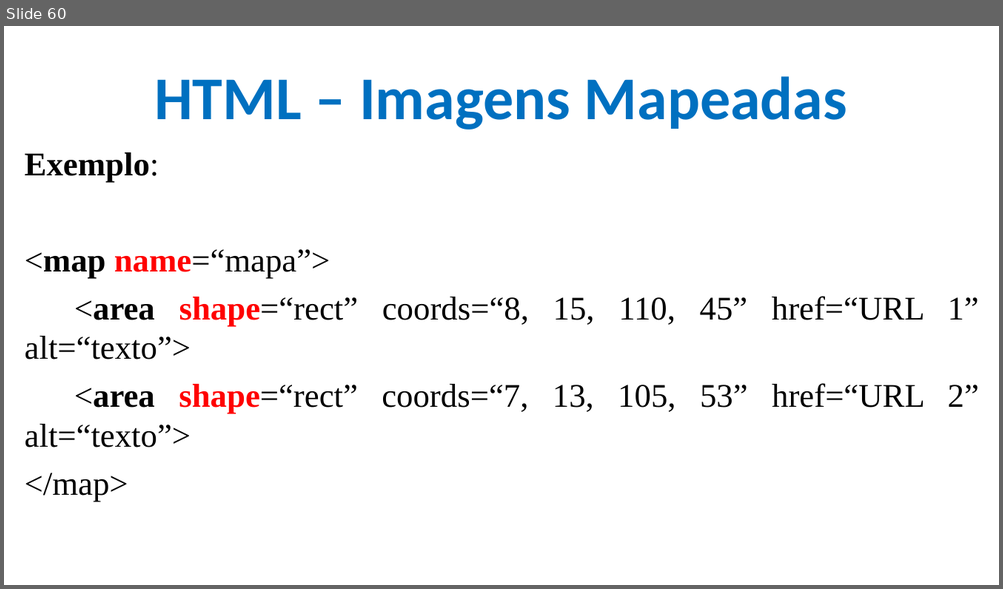
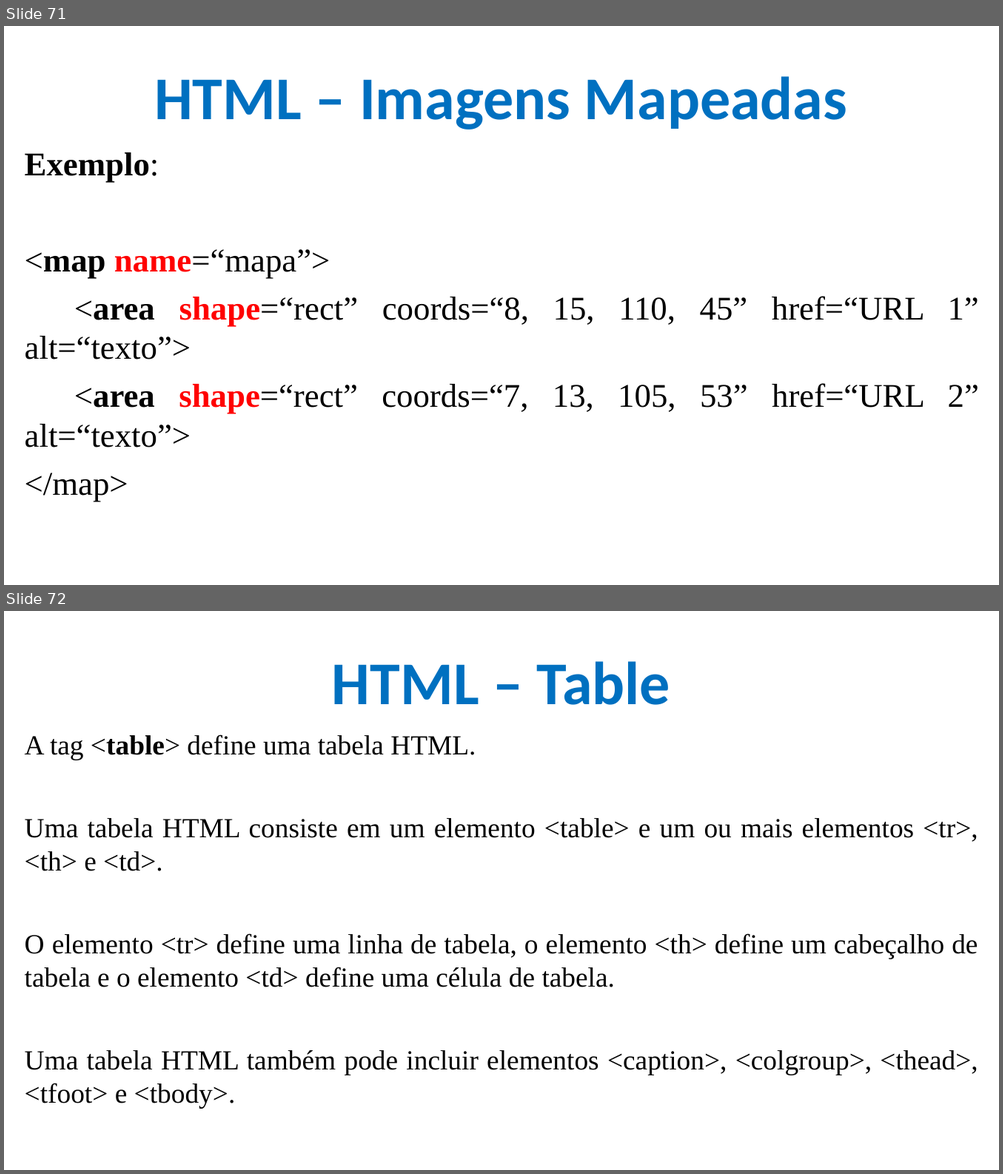
Before and after one commit to CloudEducationBrazil/WydenDesenvolvimentoWebPHP, a slide deck: 01 Classes/Aula 02, 03, 04 Desenvolvimento Web Caracterização - HTML.pptx. Shown one above the other, each under a label of ours: slide 60 before the commit, slides 71 and 72 after it. The pictures are 1003x589 and 1003x1174 pixels, drawn with LibreOffice and Linux fonts; fonts in the diff are those of the drawing; background and template pictures are left out. Boxes give left, top, right and bottom in pixels: in the first picture for what was removed or moved away, otherwise in the second. Text is boxed around its words. In the diff, an @@ line names an element or a change of style, - is before the commit and + after.

Commit message:
Inserção de tables

```diff
--- a/01 Classes/Aula 02, 03, 04 Desenvolvimento Web Caracterização - HTML.pptx
+++ b/01 Classes/Aula 02, 03, 04 Desenvolvimento Web Caracterização - HTML.pptx
@@ slide 72 added at (4, 611, 999, 1170), background picture (left out) @@
@@ title added at (332, 661, 670, 705), 44 pt, text #0070C0, bold @@
+HTML – Table
@@ text added at (25, 735, 977, 1108), 20 pt, text #000000 @@
+A tag <table> define uma tabela HTML.
+Uma tabela HTML consiste em um elemento <table> e um ou mais elementos <tr>, <th> e <td>.
+O elemento <tr> define uma linha de tabela, o elemento <th> define um cabeçalho de tabela e o elemento <td> define uma célula de tabela.
+Uma tabela HTML também pode incluir elementos <caption>, <colgroup>, <thead>, <tfoot> e <tbody>.
@@ what was slide 60 is now slide 71 @@
```
Also in this commit, not shown: 2 slides changed, 12 other slides added.
